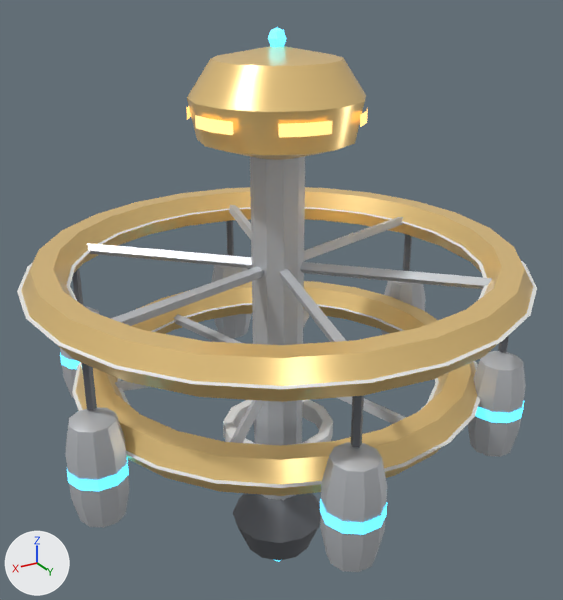
Two versions of the glTF model godot/assets/stations/platinum_refinery.glb, one commit apart.
One viewpoint serves both versions: a 50 mm lens placed at (1.481, 2.498, 1.389), pointed at (-0.04, -0.037, 0.122). Arrows for +X, +Y and +Z are at lower left; the lights stay in place. The older version comes first. Vertices at exactly the same position are counted once.

In view in the first picture: 'platinum_refinery'.
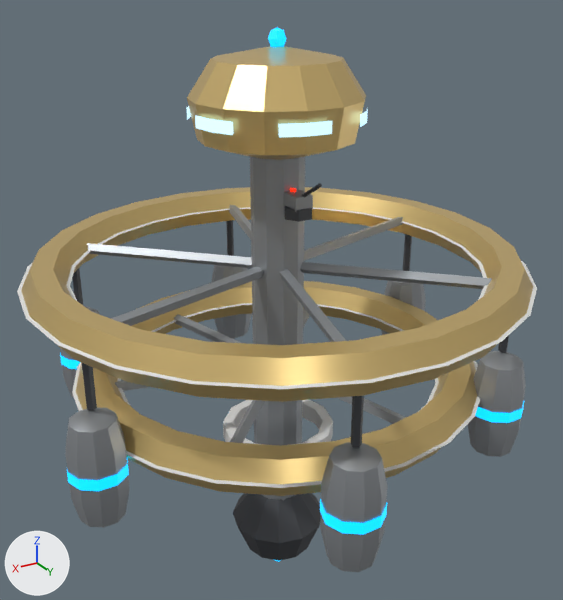
Boxes [x1, y1, x2, y2] around the edits, measured in the pictures (563 x 600 px):
'platinum_refinery', recoloured, surface changed, reshaped
    both: [17, 27, 537, 572]
part 1 of me_platinum_refinery, added
    after: [284, 190, 313, 212]
part 2 of me_platinum_refinery, added
    after: [285, 206, 312, 222]
part 3 of me_platinum_refinery, added
    after: [301, 183, 322, 198]

What changed in the scene script:
```text
Change mat_hull:
    mat_hull.base_color: (0.58, 0.6, 0.63) -> (0.33, 0.35, 0.37)  # light grey #c8cbd0 -> grey #9ba0a4
    mat_hull.metallic: 0.35 -> 0.55
    mat_hull.roughness: 0.42 -> 0.46
Change mat_gold:
    mat_gold.base_color: (1.0, 0.7, 0.28) -> (0.75, 0.55, 0.22)  # beige #ffda90 -> beige #e1c481
    mat_gold.metallic: 0.55 -> 0.7
    mat_gold.roughness: 0.3 -> 0.35
Change mat_window:
    mat_window.base_color: (1.0, 0.72, 0.35) -> (0.4, 0.55, 0.65)  # beige #ffdda0 -> blue #aac4d3
    mat_window.emission_color: (1.0, 0.55, 0.15) -> (0.5, 0.8, 1.0)  # orange #ffc46c -> blue #bce7ff
Change mat_hulldark:
    mat_hulldark.base_color: (0.16, 0.17, 0.19) -> (0.075, 0.08, 0.09)  # grey #6f7379 -> dark grey #4d5055
Change mat_light:
    mat_light.base_color: (0.25, 0.8, 1.0) -> (0.0, 0.25, 0.6)  # cyan #89e7ff -> blue #0089cb
    mat_light.emission_color: (0.05, 0.6, 1.0) -> (0.0, 0.45, 1.0)  # cyan #3fcbff -> cyan #00b3ff
Add mat_lightred:
    mat_lightred = principled_material('LightRed')
    mat_lightred.base_color = (0.5, 0.01, 0.0)  # red #bc1900
    mat_lightred.roughness = 0.4
    mat_lightred.emission_color = (1.0, 0.02, 0.0)  # red #ff2700
    mat_lightred.emission_strength = 1.5
Change me_platinum_refinery:
    used by ob_platinum_refinery; location = (0.0, 0.0, 0.0)
    remove me_platinum_refinery.from_pydata(...)  # 1238 vertices, 2182 faces; spans x -0.99..0.99, y -0.99..0.99, z -1.19..1.19
    add me_platinum_refinery.from_pydata(...)  # 1274 vertices, 2238 faces; spans x -0.99..0.99, y -0.99..0.99, z -1.19..1.19
    me_platinum_refinery part 1: a new loose piece, a box spanning x -0.036..0.036, y 0.107..0.191, z 0.569..0.621, in mat_hull (grey #9ba0a4)
    me_platinum_refinery part 2: a new loose piece, a 6-sided cylinder along z spanning x -0.057..0.057, y 0.099..0.198, z 0.532..0.574, in mat_hulldark (dark grey #4d5055)
    me_platinum_refinery part 3
    8 vertices are added at x -0.01..0.01, y 0.15..0.3, z 0.59..0.69
    12 new faces join them, mat_hulldark (dark grey #4d5055)
    other edits to the shape of me_platinum_refinery do not show in these pictures
    add me_platinum_refinery.materials.append(mat_lightred)  # red #bc1900, glowing red #ff2700
```
